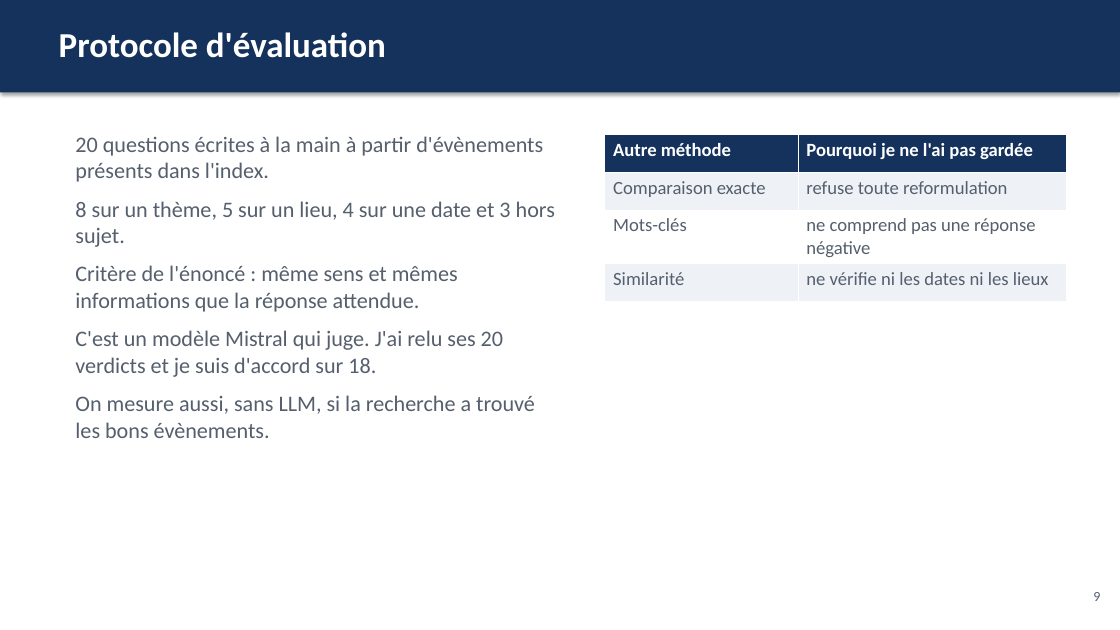
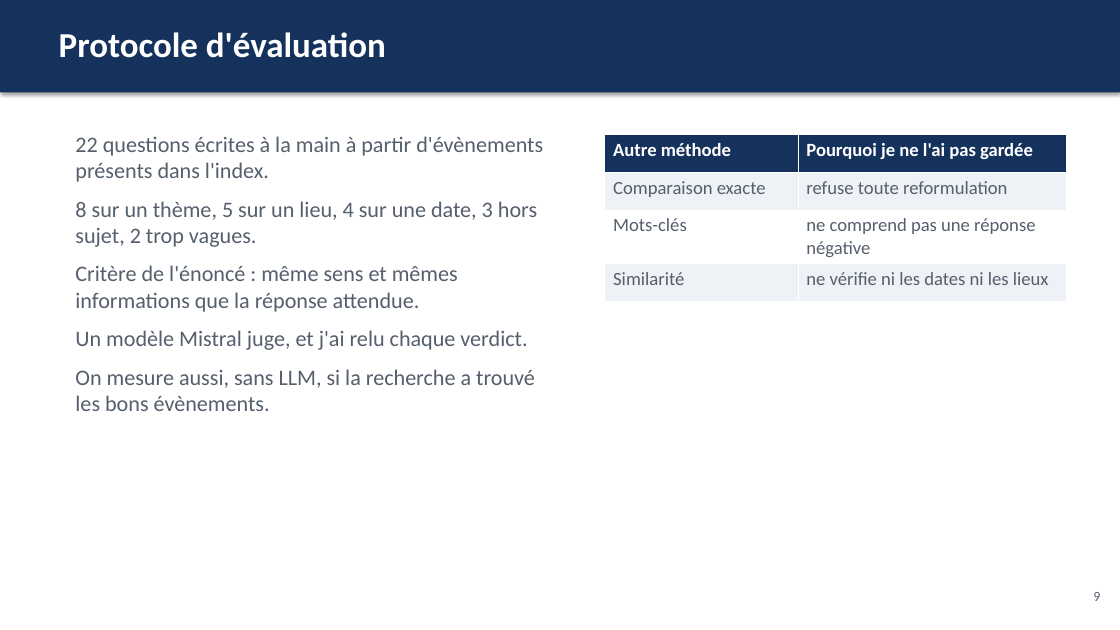
Before and after one commit to Matz-ai/concevoir-et-deployer-un-systeme-rag, a slide deck: slide 9 of livrables/presentation.pptx. Drawn at 1120x630 pixels with LibreOffice and Linux fonts; fonts in the diff are those of the drawing. Boxes give left, top, right and bottom in pixels: in the first picture for what was removed or moved away, otherwise in the second. Text is boxed around its words. In the diff, an @@ line names an element or a change of style, - is before the commit and + after.

```diff
--- a/livrables/presentation.pptx
+++ b/livrables/presentation.pptx
@@ text at (x1=75, y1=136, x2=543, y2=247): text changed @@
-20 questions écrites à la main à partir d'évènements présents dans l'index.
-8 sur un thème, 5 sur un lieu, 4 sur une date et 3 hors sujet.
+22 questions écrites à la main à partir d'évènements présents dans l'index.
+8 sur un thème, 5 sur un lieu, 4 sur une date, 3 hors sujet, 2 trop vagues.
@@ text at (x1=75, y1=330, x2=527, y2=350): text changed @@
-C'est un modèle Mistral qui juge. J'ai relu ses 20 verdicts et je suis d'accord sur 18.
+Un modèle Mistral juge, et j'ai relu chaque verdict.
```
Also in this commit, not shown: 5 other slides changed, 1 slide added, 3 slides removed, 4 other files.
